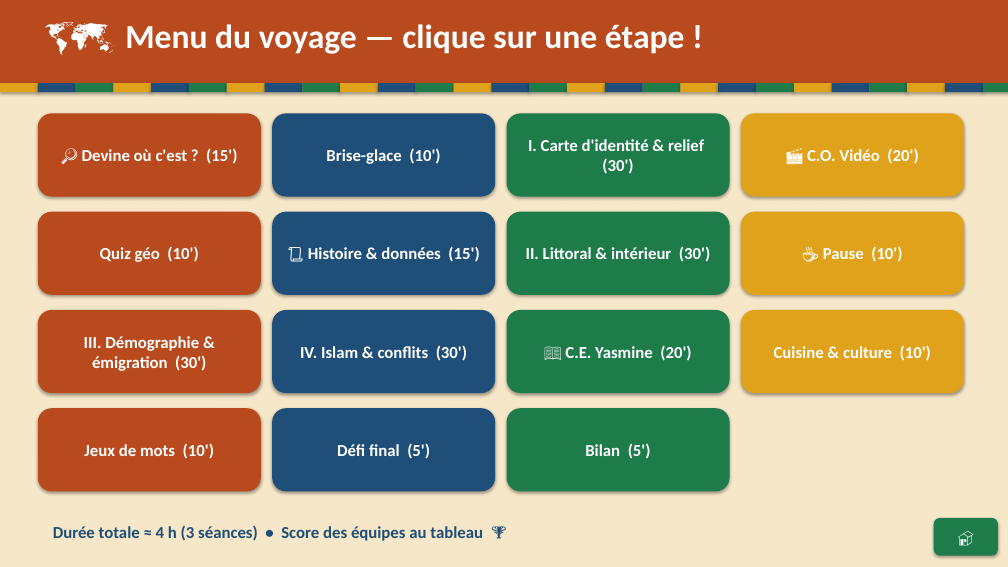
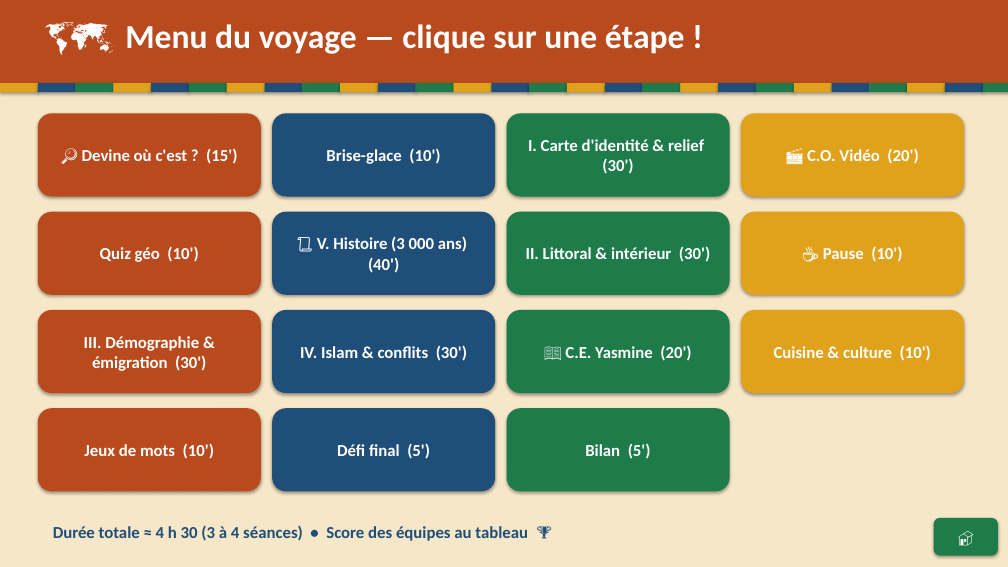
Before and after one commit to Paquereauman/Paquereauman, a slide deck: slide 37 of maghreb/maghreb-interactif.pptx. Drawn at 1008x567 pixels with LibreOffice and Linux fonts; fonts in the diff are those of the drawing. Boxes give left, top, right and bottom in pixels: in the first picture for what was removed or moved away, otherwise in the second. Text is boxed around its words. In the diff, an @@ line names an element or a change of style, - is before the commit and + after.

```diff
--- a/maghreb/maghreb-interactif.pptx
+++ b/maghreb/maghreb-interactif.pptx
@@ text in rounded rectangle at (317, 236, 467, 273): text changed @@
-📜 Histoire & données (15')
+📜 V. Histoire (3 000 ans) (40')
@@ text at (53, 525, 528, 541): text changed @@
-Durée totale ≈ 4 h (3 séances) • Score des équipes au tableau 🏆
+Durée totale ≈ 4 h 30 (3 à 4 séances) • Score des équipes au tableau 🏆
```
Also in this commit, not shown: 1 other slide changed, 15 slides added, 1 other file.
